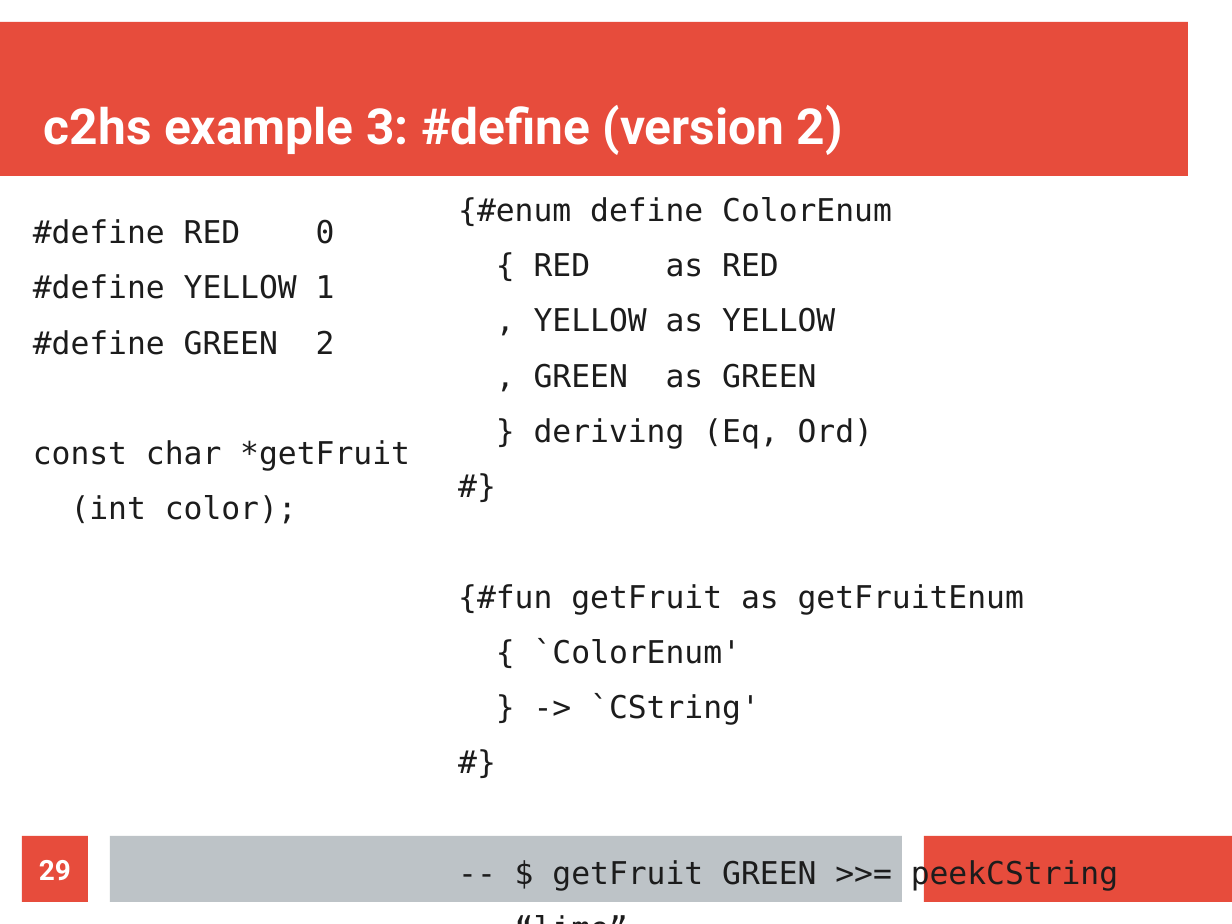
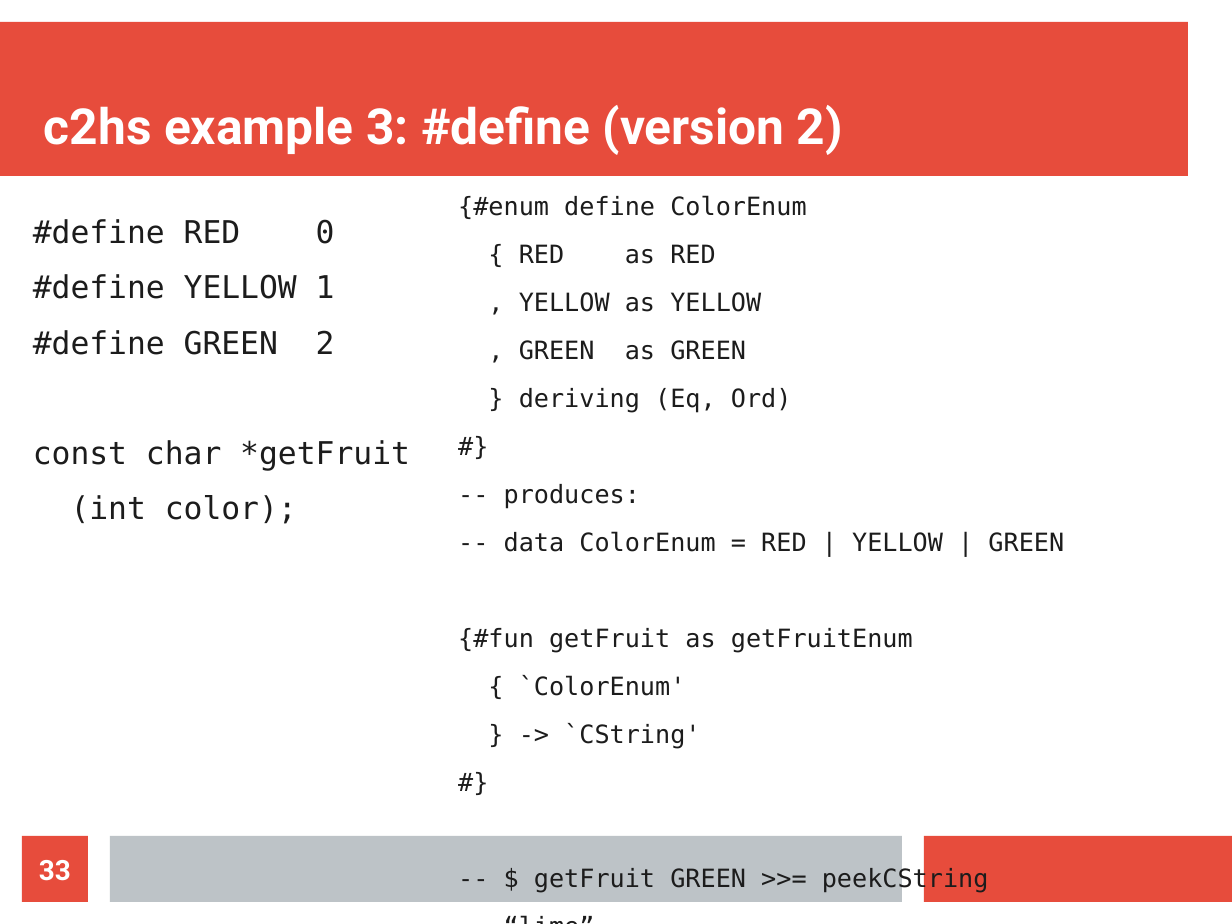
Before and after one commit to mtolly/haskell-c-talk, a slide deck: slide 33 of presentation.odp (slide 29 before the commit). Drawn at 1232x924 pixels with LibreOffice and Linux fonts; fonts in the diff are those of the drawing. Boxes give left, top, right and bottom in pixels: in the first picture for what was removed or moved away, otherwise in the second. Text is boxed around its words. In the diff, an @@ line names an element or a change of style, - is before the commit and + after.

Commit message:
Array and C++ examples

```diff
--- a/presentation.odp
+++ b/presentation.odp
@@ text at <box>458,195,989,893</box>: size 20.1 to 16.2 pt in "{#enum define ColorEnum", "{ RED as RED", ", YELLOW as YELLOW", ", GREEN as GREEN" and 8 more places @@
@@ text at <box>504,484,1064,552</box>: paragraphs added @@
+-- produces:
+-- data ColorEnum = RED | YELLOW | GREEN
@@ page number at <box>39,860,71,881</box>: text changed @@
-29
+33
```
Also in this commit, not shown: 6 other slides changed, 5 slides added, 8 other files.
